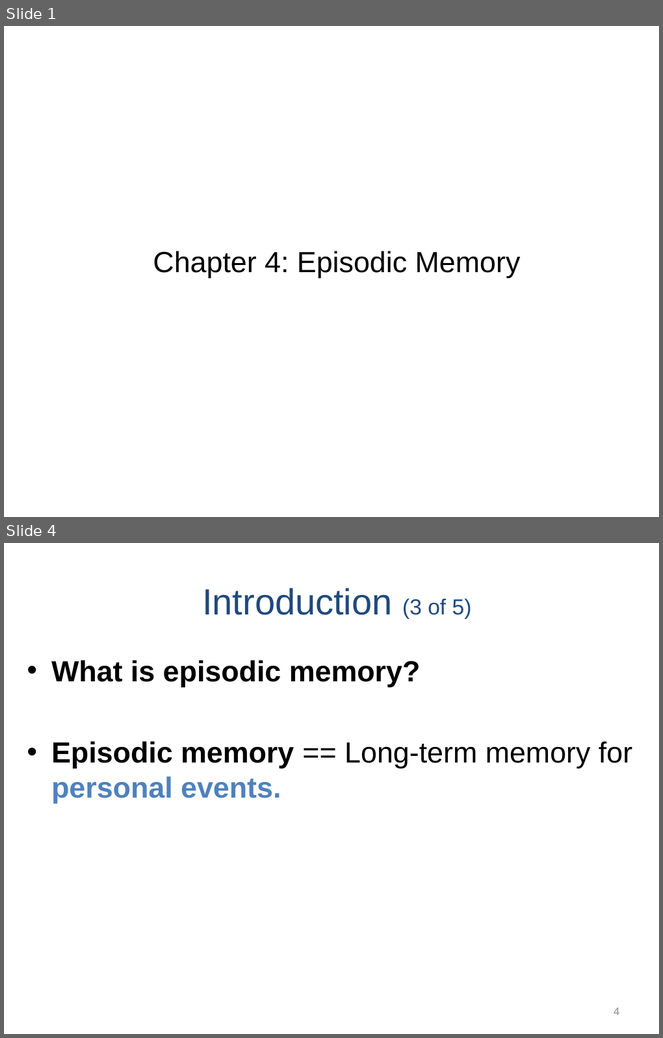
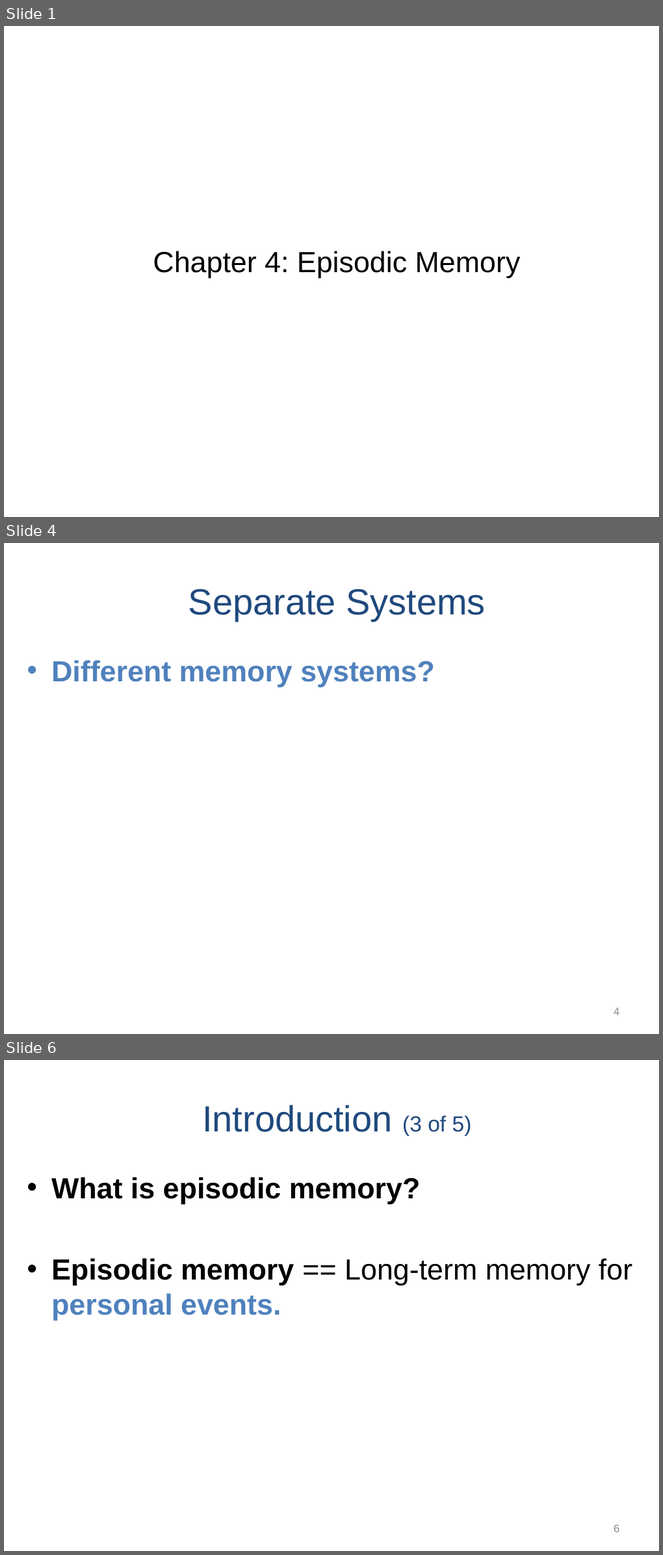
Before and after one commit to npm27/Teaching-Materials, a slide deck: Memory/Slides/Chapter 4.PPTX. Shown one above the other, each under a label of ours: slides 1 and 4 before the commit, slides 1, 4 and 6 after it; the slides between them are not shown. The pictures are 663x1038 and 663x1555 pixels, drawn with LibreOffice and Linux fonts; fonts in the diff are those of the drawing. Boxes give left, top, right and bottom in pixels: in the first picture for what was removed or moved away, otherwise in the second. Text is boxed around its words. In the diff, an @@ line names an element or a change of style, - is before the commit and + after.

```diff
--- a/Memory/Slides/Chapter 4.PPTX
+++ b/Memory/Slides/Chapter 4.PPTX
@@ slide 4 added at (x1=4, y1=543, x2=659, y2=1034), background #FFFFFF @@
@@ title added at (x1=189, y1=589, x2=486, y2=621), 40 pt, text #1F497D @@
+Separate Systems
@@ text added at (x1=51, y1=660, x2=435, y2=687), 32 pt, text #4F81BD, bold @@
+• Different memory systems?
@@ page number added at (x1=614, y1=1008, x2=620, y2=1016), 12 pt, text #8C8C8C @@
+4
@@ what was slide 4 is now slide 6 @@
@@ page number at (x1=614, y1=1525, x2=620, y2=1533): text changed @@
-4
+6
```
Also in this commit, not shown: 3 slides changed, 5 other slides added.
